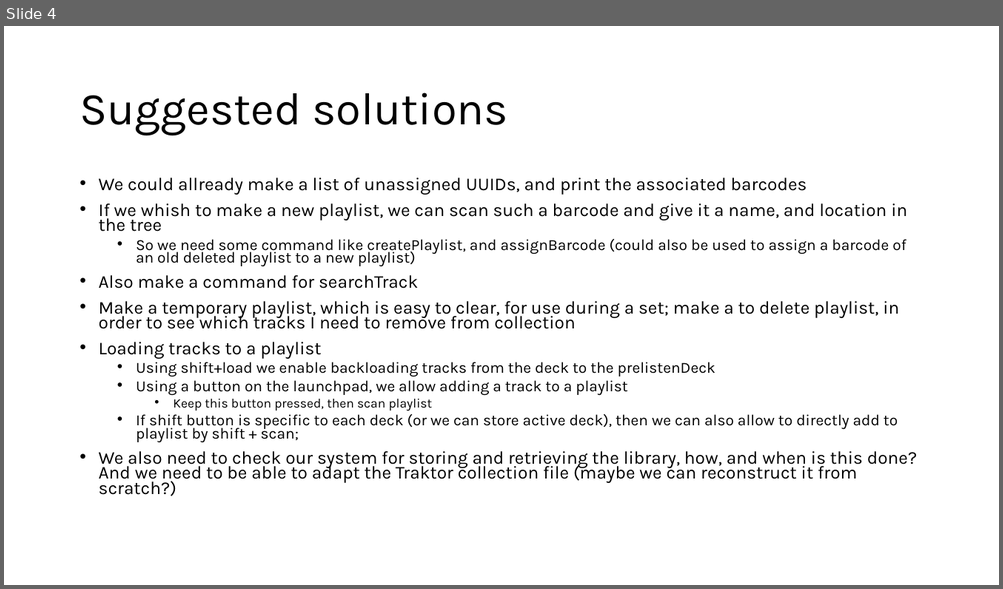
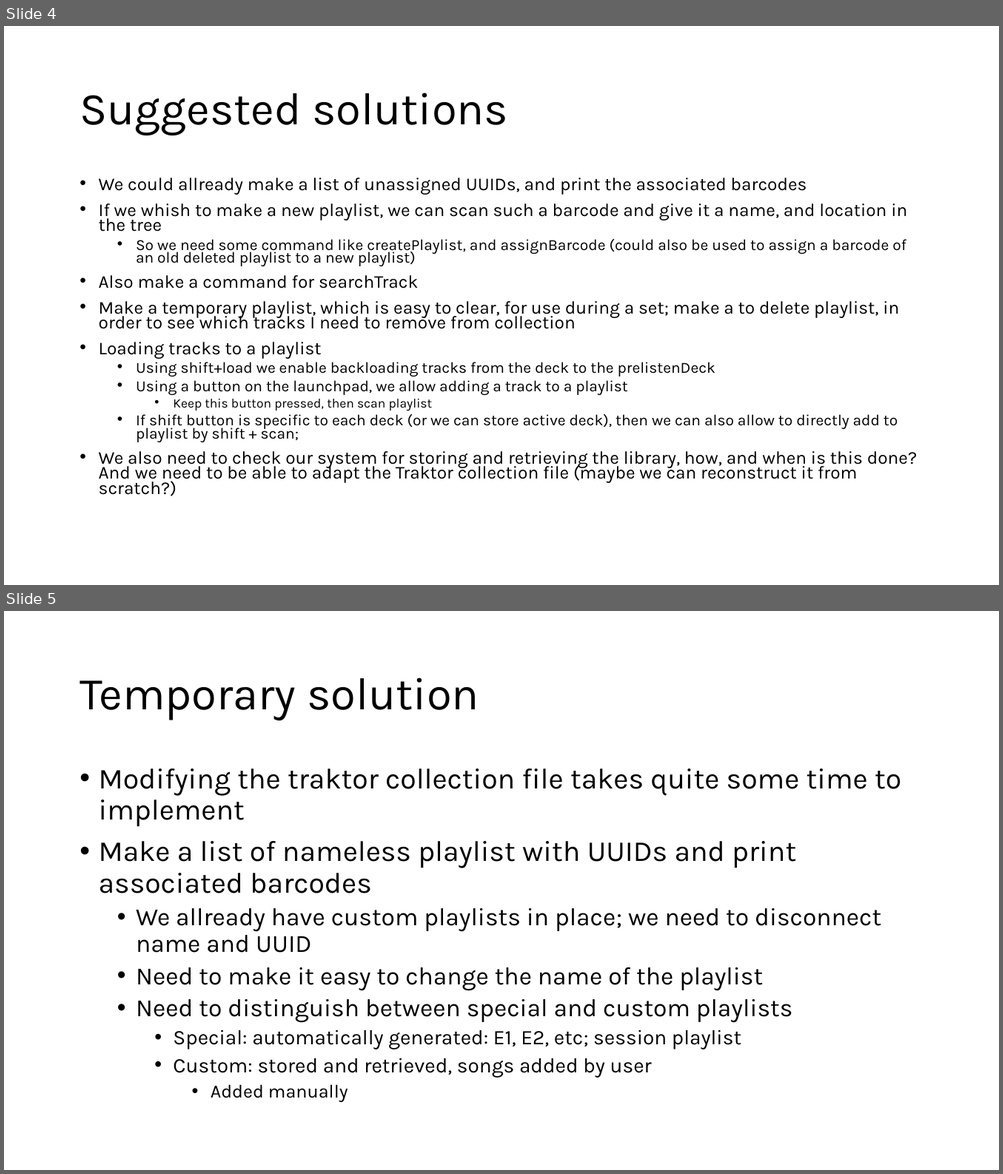
Before and after one commit to pier3100/SUDJ-peripheral, a slide deck: Design Log/Music Library.pptx. Shown one above the other, each under a label of ours: slide 4 before the commit, slides 4 and 5 after it. The pictures are 1003x589 and 1003x1174 pixels, drawn with LibreOffice and Linux fonts; fonts in the diff are those of the drawing. Boxes give left, top, right and bottom in pixels: in the first picture for what was removed or moved away, otherwise in the second. Text is boxed around its words. In the diff, an @@ line names an element or a change of style, - is before the commit and + after.

```diff
--- a/Design Log/Music Library.pptx
+++ b/Design Log/Music Library.pptx
@@ slide 5 added at (x1=4, y1=611, x2=999, y2=1170), background #FFFFFF @@
@@ title added at (x1=79, y1=678, x2=479, y2=721), 44 pt, text #000000 @@
+Temporary solution
@@ text added at (x1=99, y1=769, x2=901, y2=1103), 24 pt, text #000000 @@
+• Modifying the traktor collection file takes quite some time to implement
+• Make a list of nameless playlist with UUIDs and print associated barcodes
+  • We allready have custom playlists in place; we need to disconnect name and UUID
+  • Need to make it easy to change the name of the playlist
+  • Need to distinguish between special and custom playlists
+    • Special: automatically generated: E1, E2, etc; session playlist
+    • Custom: stored and retrieved, songs added by user
+      • Added manually
```
Also in this commit, not shown: 1 other slide added, 4 other files.
